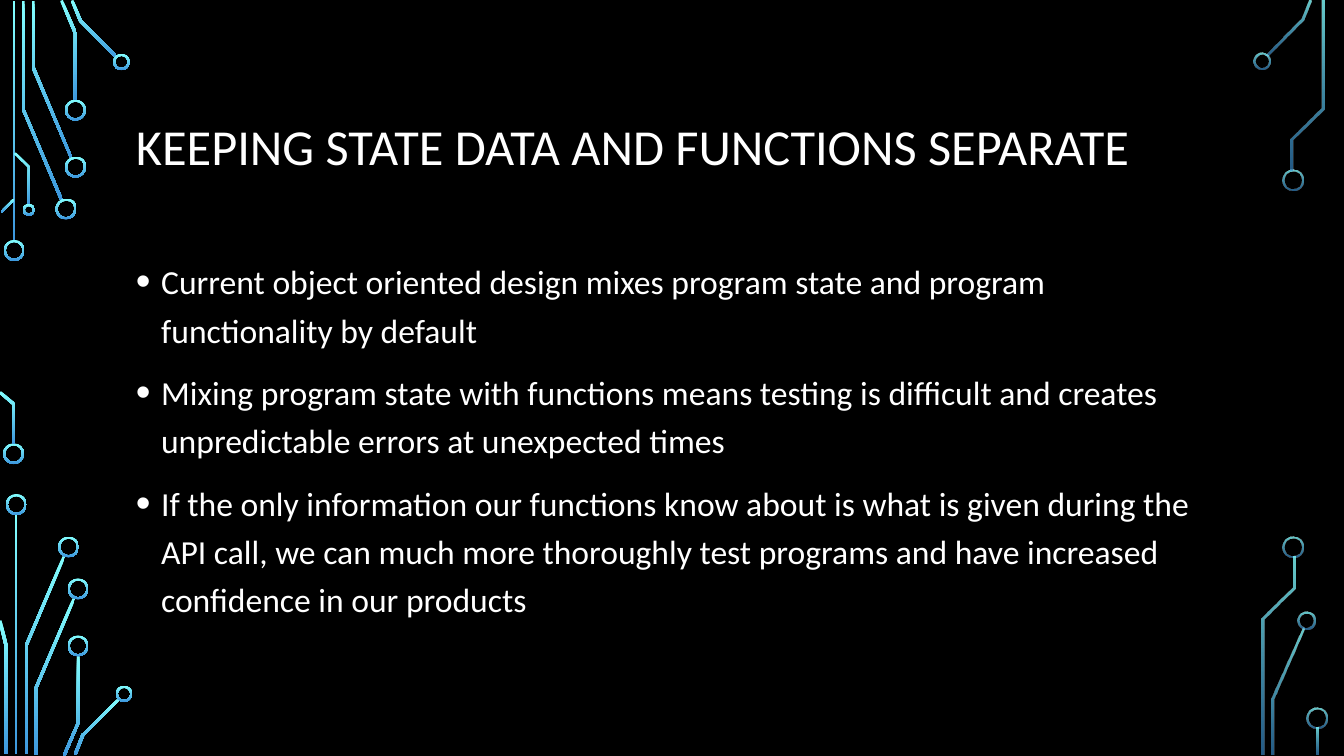
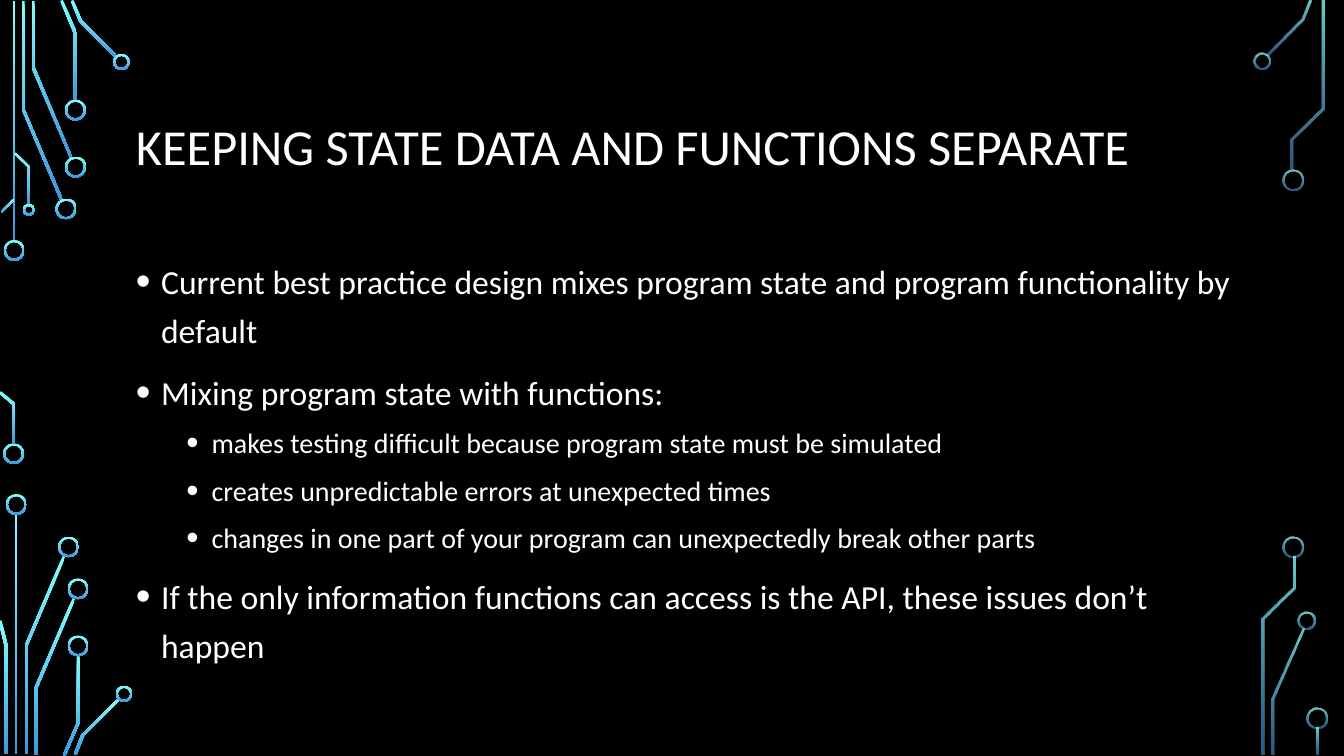
Before and after one commit to durandaltheta/3, a slide deck: slide 3 of DFC3.pptx. Drawn at 1344x756 pixels with LibreOffice and Linux fonts; fonts in the diff are those of the drawing; background and template pictures are left out. Boxes give left, top, right and bottom in pixels: in the first picture for what was removed or moved away, otherwise in the second. Text is boxed around its words. In the diff, an @@ line names an element or a change of style, - is before the commit and + after.

```diff
--- a/DFC3.pptx
+++ b/DFC3.pptx
@@ text at [161, 270, 1230, 664]: text changed @@
-• Current object oriented design mixes program state and program functionality by default
-• Mixing program state with functions means testing is difficult and creates unpredictable errors at unexpected times
-• If the only information our functions know about is what is given during the API call, we can much more thoroughly test programs and have increased confidence in our products
+• Current best practice design mixes program state and program functionality by default
+• Mixing program state with functions:
+  • makes testing difficult because program state must be simulated
+  • creates unpredictable errors at unexpected times
+  • changes in one part of your program can unexpectedly break other parts
+• If the only information functions can access is the API, these issues don’t happen
```
Also in this commit, not shown: 15 other slides changed.
